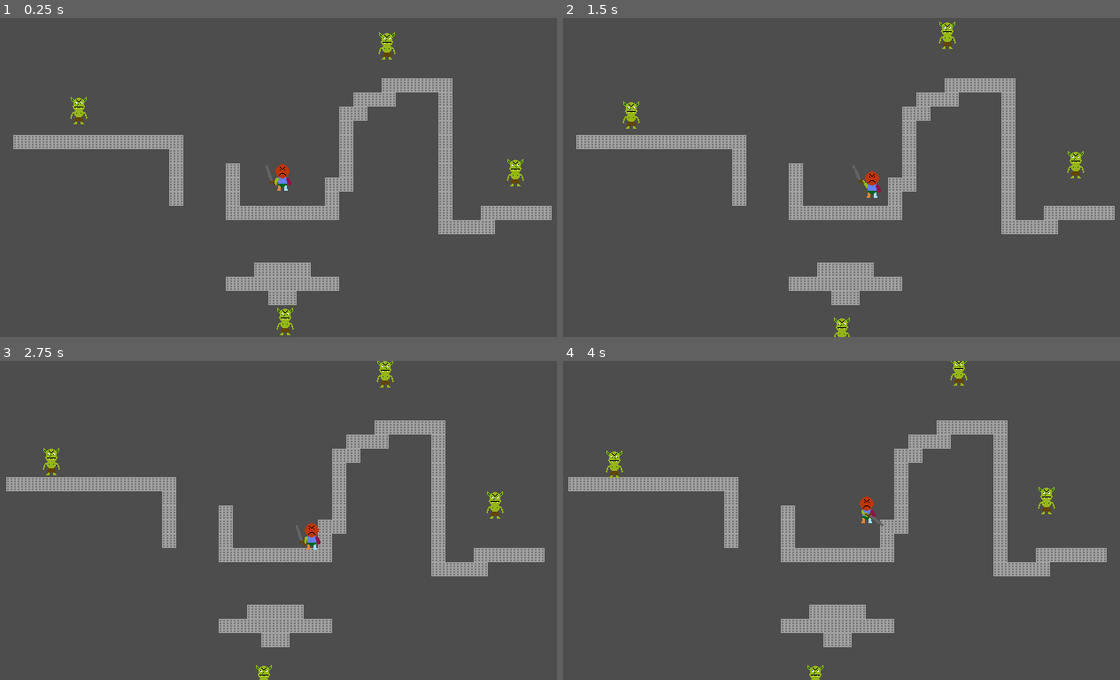
Above: before the commit, frames 1-4 (two rows, left to right).
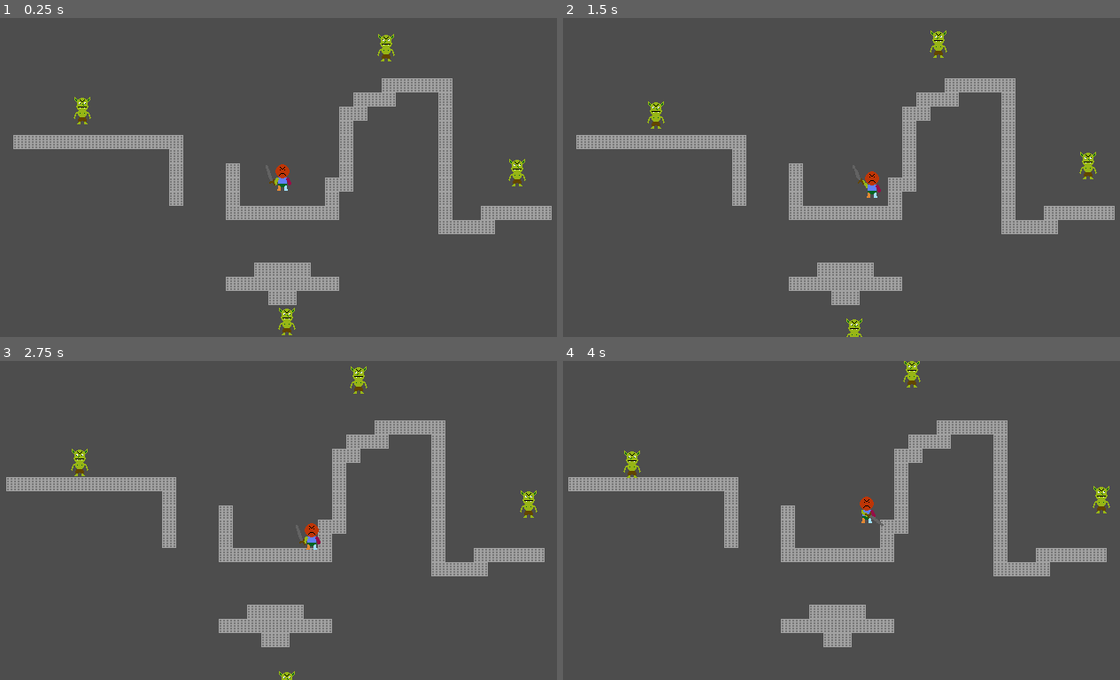
Above: after the commit, the same moments.

Repository: BrandonManuel/dungeon-crawl
Game: Godot game, scene res://Assets/Scenes/game.tscn
Same seed, same stepped clock (60 frames per second), same inputs: the game is played once before the commit and once after it.
Inputs (mouse positions are in pixels of both pictures, inside the frame that each line leads up to):
- Up to frame 1 (0.25 s): no input
- Up to frame 2 (1.5 s): move the mouse to (969, 161) at 0.52 s; hold D (move_right) 0.53-1.28 s; click (969, 161) at 0.6 s; move the mouse to (730, 193) at 1.27 s; hold S (move_down) from 1.28 s (still down); click (730, 193) at 1.35 s
- Up to frame 3 (2.75 s): move the mouse to (339, 450) at 2.02 s; release S (move_down) at 2.03 s; hold D (move_right) from 2.03 s (still down); click (339, 450) at 2.1 s
- Up to frame 4 (4 s): move the mouse to (819, 584) at 2.77 s; release D (move_right) at 2.78 s; hold W (move_up) 2.78-3.53 s; click (819, 584) at 2.85 s; move the mouse to (1014, 568) at 3.52 s; hold A (move_left) from 3.53 s (still down); click (1014, 568) at 3.6 s

The runs differ from the first frame. In frame 1, 0.5% of the frame differs, in the area x 12-95%, y 4-100%; in frame 2, 1.1%, in the area x 10-96%, y 1-100%; in frame 3, 1.1%; in frame 4, 1.0%.

Commit message:
Reworked state machine to not need Nodes for each scene. Also added Raycast sightline check for Goblin

Diff:
--- a/Assets/Scenes/States/Enemies/dead.tscn
+++ /dev/null
@@ -1,6 +0,0 @@
-[gd_scene format=3 uid="uid://cuto1lb5ainnq"]
-
-[ext_resource type="Script" uid="uid://gmtuu6n2tqwy" path="res://Assets/Scripts/States/Enemies/dead.gd" id="1_ui632"]
-
-[node name="Dead" type="Node" unique_id=1167336572]
-script = ExtResource("1_ui632")
--- a/Assets/Scenes/States/Enemies/follow.tscn
+++ /dev/null
@@ -1,6 +0,0 @@
-[gd_scene format=3 uid="uid://cntwd68i1o8eh"]
-
-[ext_resource type="Script" uid="uid://bkvhkx2j0f8uk" path="res://Assets/Scripts/States/Enemies/follow.gd" id="1_l7pxm"]
-
-[node name="FollowState" type="Node" unique_id=1153714610]
-script = ExtResource("1_l7pxm")
--- a/Assets/Scenes/States/Enemies/idle.tscn
+++ /dev/null
@@ -1,6 +0,0 @@
-[gd_scene format=3 uid="uid://cgi3mx43080ts"]
-
-[ext_resource type="Script" uid="uid://d0eatrres1a46" path="res://Assets/Scripts/States/Enemies/idle.gd" id="1_pvtif"]
-
-[node name="Idle" type="Node" unique_id=2072641320]
-script = ExtResource("1_pvtif")
--- a/Assets/Scenes/goblin.tscn
+++ b/Assets/Scenes/goblin.tscn
@@ -3,11 +3,12 @@
 [ext_resource type="Script" uid="uid://b7nbiewccwujs" path="res://Assets/Scripts/goblin.gd" id="1_tjamc"]
 [ext_resource type="Texture2D" uid="uid://ccny13nc4ouwn" path="res://Assets/Sprites/Goblin_Looking_Down.png" id="2_suboo"]
 [ext_resource type="Texture2D" uid="uid://yh8ex10jlntt" path="res://Assets/Sprites/Goblin_Looking_Up.png" id="3_dcbak"]
+[ext_resource type="Script" uid="uid://bsawv0r2xmt6q" path="res://Assets/Scripts/node_2d_tracking_navigation_agent_2d.gd" id="4_nb4yb"]
 [ext_resource type="Script" uid="uid://dicehix582buy" path="res://Assets/Scripts/blood.gd" id="4_suboo"]
 [ext_resource type="Script" uid="uid://cty01k8qiam15" path="res://Assets/Scripts/state_machine.gd" id="5_dcbak"]
-[ext_resource type="PackedScene" uid="uid://cntwd68i1o8eh" path="res://Assets/Scenes/States/Enemies/follow.tscn" id="6_ubkd7"]
-[ext_resource type="PackedScene" uid="uid://cgi3mx43080ts" path="res://Assets/Scenes/States/Enemies/idle.tscn" id="7_1w856"]
-[ext_resource type="PackedScene" uid="uid://cuto1lb5ainnq" path="res://Assets/Scenes/States/Enemies/dead.tscn" id="8_05lo6"]
+[ext_resource type="Script" uid="uid://d0eatrres1a46" path="res://Assets/Scripts/States/Enemies/idle.gd" id="7_nb4yb"]
+[ext_resource type="Script" uid="uid://bkvhkx2j0f8uk" path="res://Assets/Scripts/States/Enemies/follow.gd" id="8_yhjar"]
+[ext_resource type="Script" uid="uid://gmtuu6n2tqwy" path="res://Assets/Scripts/States/Enemies/dead.gd" id="9_qbr7n"]
 
 [sub_resource type="CapsuleShape2D" id="CapsuleShape2D_of3jj"]
 radius = 9.0
@@ -116,6 +117,9 @@
 _data = [Vector2(0, 1), 0.0, 0.0, 0, 0, Vector2(0.5005848, 0), 0.0, 0.0, 0, 0]
 point_count = 2
 
+[sub_resource type="CircleShape2D" id="CircleShape2D_cea73"]
+radius = 93.13431
+
 [node name="Goblin" type="CharacterBody2D" unique_id=489501098 groups=["enemies"]]
 collision_layer = 4
 collision_mask = 5
@@ -139,6 +143,8 @@
 [node name="NavigationAgent2D" type="NavigationAgent2D" parent="." unique_id=216658786]
 path_desired_distance = 5.0
 target_desired_distance = 5.0
+debug_enabled = true
+script = ExtResource("4_nb4yb")
 
 [node name="HurtBox" type="Area2D" parent="." unique_id=1943817656]
 
@@ -171,10 +177,21 @@
 
 [node name="StateMachine" type="Node" parent="." unique_id=2009988429 node_paths=PackedStringArray("enemy")]
 script = ExtResource("5_dcbak")
-states_scenes = Array[PackedScene]([ExtResource("7_1w856"), ExtResource("6_ubkd7"), ExtResource("8_05lo6")])
+states_scenes = Array[GDScript]([ExtResource("7_nb4yb"), ExtResource("8_yhjar"), ExtResource("9_qbr7n")])
 enemy = NodePath("..")
+
+[node name="DetectionRadius" type="Area2D" parent="." unique_id=532807893]
+collision_mask = 2
+
+[node name="CollisionShape2D" type="CollisionShape2D" parent="DetectionRadius" unique_id=2043285002]
+shape = SubResource("CircleShape2D_cea73")
+
+[node name="RayCast2D" type="RayCast2D" parent="DetectionRadius" unique_id=1182987552]
+collision_mask = 3
 
 [connection signal="died" from="." to="DeathSprite/CPUParticles2D" method="_on_goblin_died"]
 [connection signal="died" from="." to="StateMachine" method="_on_enemy_dead"]
 [connection signal="body_entered" from="HitBox" to="." method="_on_hit_box_body_entered"]
 [connection signal="body_exited" from="HitBox" to="." method="_on_hit_box_body_exited"]
+[connection signal="body_entered" from="DetectionRadius" to="StateMachine" method="_on_detection_radius_body_entered"]
+[connection signal="body_exited" from="DetectionRadius" to="StateMachine" method="_on_detection_radius_body_exited"]
--- a/Assets/Scripts/States/Enemies/follow.gd
+++ b/Assets/Scripts/States/Enemies/follow.gd
@@ -3,6 +3,7 @@
 var STOP_FOLLOWING_DISTANCE: float = 150.0
 
 var enemy: Enemy
+var player_nodes: Array[Node]
 
 func _init() -> void:
 	state_name = "follow"
@@ -11,9 +12,11 @@
 	return
 
 func physics_process(delta: float) -> void:
-	var player_nodes = get_tree().get_nodes_in_group('player')
+	if not player_nodes or player_nodes.size() == 0:
+		player_nodes = get_tree().get_nodes_in_group('player')
 
 	var target: Vector2
+	var target_node: Node2D
 	var current_closest_player_distance: int
 	for player_node in player_nodes:
 		var player = player_node as CharacterBody2D
@@ -21,10 +24,12 @@
 		if target == Vector2.ZERO or distance < current_closest_player_distance:
 			current_closest_player_distance = distance
 			target = player.global_position
+			target_node = player
 
 	if target != null:
-		var navigation_agent_2d = enemy.navigation_agent_2d as NavigationAgent2D
+		var navigation_agent_2d = enemy.navigation_agent_2d as Node2DTrackingNavigationAgent2D
 		navigation_agent_2d.target_position = target
+		navigation_agent_2d.node_target = target_node
 		var next_path_pos := navigation_agent_2d.get_next_path_position()
 		var direction: Vector2 = enemy.global_position.direction_to(next_path_pos)
 		var walk_velocity: Vector2 = direction * enemy.SPEED
@@ -42,10 +47,6 @@
 				enemy.animated_sprite_2d.flip_h = true
 			else:
 				enemy.animated_sprite_2d.flip_h = false
-
-		var distance = target - enemy.global_position
-		if distance.length() > STOP_FOLLOWING_DISTANCE:
-			Transitioned.emit(self, "idle")
 	else:
 		Transitioned.emit(self, "idle")
 
@@ -55,4 +56,5 @@
 
 func exit() -> void:
 	var navigation_agent_2d = enemy.navigation_agent_2d as NavigationAgent2D
-	navigation_agent_2d.target_position = Vector2.ZERO
+	navigation_agent_2d.target_position = enemy.global_position
+	var _flush = navigation_agent_2d.get_next_path_position()
--- a/Assets/Scripts/States/Enemies/hit.gd
+++ /dev/null
@@ -1,19 +0,0 @@
-extends State
-
-var enemy: Enemy
-
-func _init() -> void:
-	state_name = "hit"
-
-func process(delta: float) -> void:
-	return
-
-func physics_process(delta: float) -> void:
-	return
-
-
-func enter() -> void:
-	return
-
-func exit() -> void:
-	return
--- a/Assets/Scripts/States/Enemies/idle.gd
+++ b/Assets/Scripts/States/Enemies/idle.gd
@@ -38,10 +38,10 @@
 		else:
 			enemy.animated_sprite_2d.flip_h = false
 
-	for player in players:
-		var distance = player.global_position - enemy.global_position
-		if distance.length() < START_FOLLOWING_DISTANCE:
-			Transitioned.emit(self, "Follow")
+	#for player in players:
+		#var distance = player.global_position - enemy.global_position
+		#if distance.length() < START_FOLLOWING_DISTANCE:
+			#Transitioned.emit(self, "Follow")
 
 func enter() -> void:
 	var player_nodes = get_tree().get_nodes_in_group('player')
--- a/Assets/Scripts/goblin.gd
+++ b/Assets/Scripts/goblin.gd
@@ -7,6 +7,7 @@
 @onready var animation_player: AnimationPlayer = $AnimationPlayer
 @onready var hit_box_collision_shape_2d: CollisionShape2D = $HitBox/CollisionShape2D
 @onready var state_machine: StateMachine = $StateMachine
+@onready var detection_radius: Area2D = $DetectionRadius
 
 @export var KNOCKBACK_DECAY: float = 0.0
 
--- /dev/null
+++ b/Assets/Scripts/node_2d_tracking_navigation_agent_2d.gd
@@ -0,0 +1,5 @@
+extends NavigationAgent2D
+
+class_name Node2DTrackingNavigationAgent2D
+
+var node_target: Node2D
--- a/Assets/Scripts/player.gd
+++ b/Assets/Scripts/player.gd
@@ -1,4 +1,6 @@
 extends CharacterBody2D
+
+class_name Player
 
 @onready var hand: Marker2D = $Hand
 @onready var animation_player: AnimationPlayer = $Visual/AnimationPlayer
--- a/Assets/Scripts/state_machine.gd
+++ b/Assets/Scripts/state_machine.gd
@@ -2,8 +2,10 @@
 
 class_name StateMachine
 
-@export var states_scenes: Array[PackedScene] = []
+@export var states_scenes: Array[GDScript] = []
 @export var enemy: Enemy
+
+var player_target: Player
 
 var current_state: State
 
@@ -13,7 +15,7 @@
 func _ready() -> void:
 	var initial_state: State
 	for state_scene in states_scenes:
-		var state = state_scene.instantiate()
+		var state = state_scene.new()
 		add_child(state)
 		if state is State:
 			states[state.state_name.to_lower()] = state
@@ -32,10 +34,24 @@
 
 
 func  _physics_process(delta: float) -> void:
+	if player_target and current_state.state_name.to_lower() != "follow":
+		var sight_line: RayCast2D = enemy.get_node("DetectionRadius").get_node("RayCast2D")
+		sight_line.global_position = enemy.global_position
+		sight_line.target_position = player_target.global_position - enemy.global_position
+		var collider = sight_line.get_collider()
+		var navigation_agent_2d = enemy.get_node("NavigationAgent2D") as Node2DTrackingNavigationAgent2D
+		if collider is Player:
+			current_state.Transitioned.emit(current_state, "follow")
+	elif not player_target and current_state.state_name.to_lower() == "follow":
+		var navigation_agent_2d: Node2DTrackingNavigationAgent2D = enemy.get_node("NavigationAgent2D")
+		if navigation_agent_2d.node_target is Player:
+			current_state.Transitioned.emit(current_state, "idle")
+
 	if current_state:
 		current_state.physics_process(delta)
 
 func on_state_transition(state: State, new_state_name: String) -> void :
+	print('CHANGING FROM ', state.state_name, ' TO ', new_state_name)
 	if state != current_state:
 		return
 
@@ -53,3 +69,13 @@
 
 func _on_enemy_dead() -> void:
 	current_state.Transitioned.emit(current_state, "dead")
+
+func _on_detection_radius_body_entered(body: Node2D) -> void:
+	if body is not Player:
+		return
+
+	player_target = body
+
+func _on_detection_radius_body_exited(body: Node2D) -> void:
+	if player_target == body:
+		player_target = null
Not shown: 1 places in Assets/Scenes/sword.tscn that only renumber resources
Not shown, removed: Assets/Scripts/States/Enemies/hit.gd.uid
Not shown, added: Assets/Scripts/node_2d_tracking_navigation_agent_2d.gd.uid
